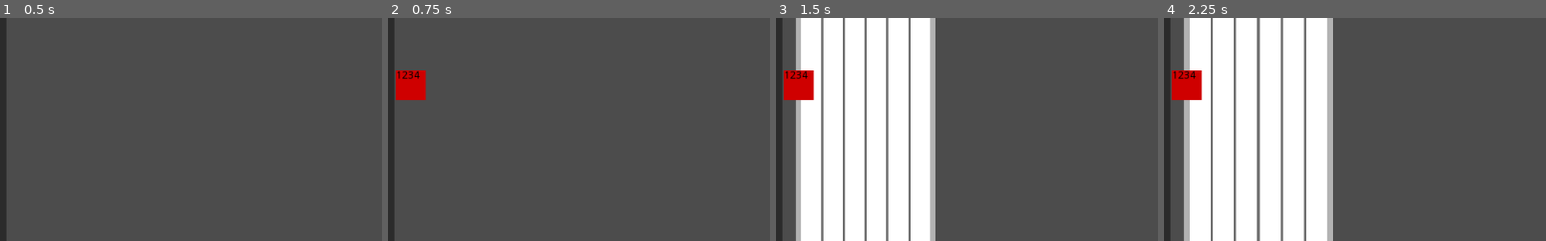
Above: before the commit, frames 1-4 (left to right).
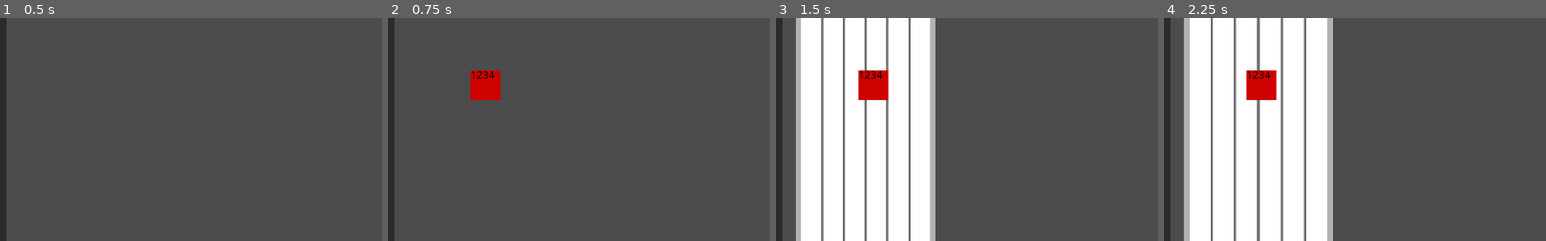
Above: after the commit, the same moments.

Repository: majormunky/GodotPageLayout
Game: Godot game, scene res://App.tscn
Two runs of this game, one before a commit and one after it. Both use one fixed random seed, a clock stepped at 60 frames per second and the inputs below.
Inputs:
- Up to frame 1 (0.5 s): no input
- Up to frame 2 (0.75 s): click "Add Ad" at 0.5 s
- Up to frame 3 (1.5 s): click "Add Page" at 1.25 s
- Up to frame 4 (2.25 s): click "Zoom In" at 2 s
The pictures show only the part of the screen within x 18-68%, y 5-55%; the shares and areas given below are measured in that part.

Frame 1 is identical in both runs. In frame 2, 2.1% of the frame differs, in the area x 2-30%, y 23-37%; in frame 3, 2.2%, in the area x 2-30%, y 23-38%; in frame 4, 2.2%.

Commit message:
Adjusted position of initial ad placement

Diff:
--- a/App.gd
+++ b/App.gd
@@ -69,6 +69,6 @@
 
 func _on_AddAdButton_pressed():
 	var new_ad = AdRect.instance()
-	new_ad.rect_position.x = 200
+	new_ad.rect_position.x = 300
 	new_ad.rect_position.y = 100
 	ad_container.add_child(new_ad)
